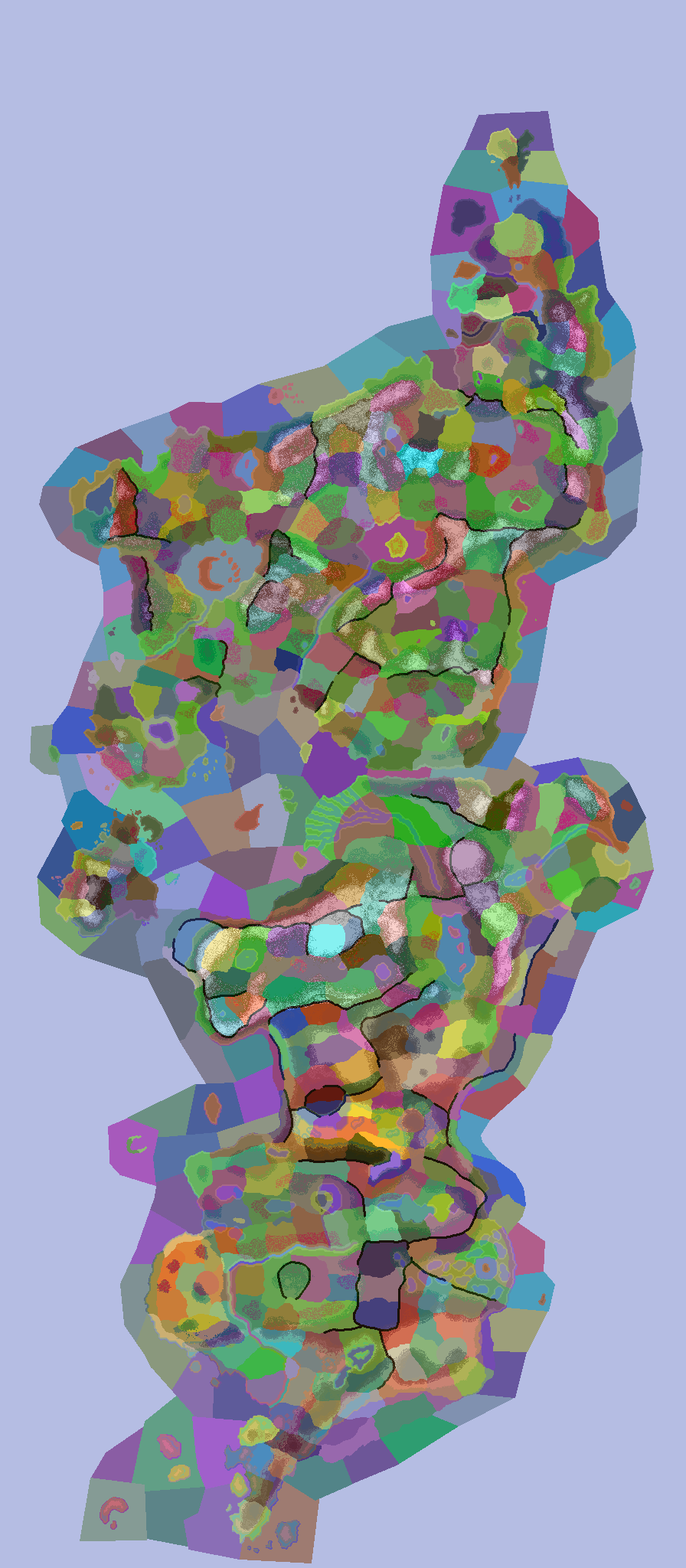
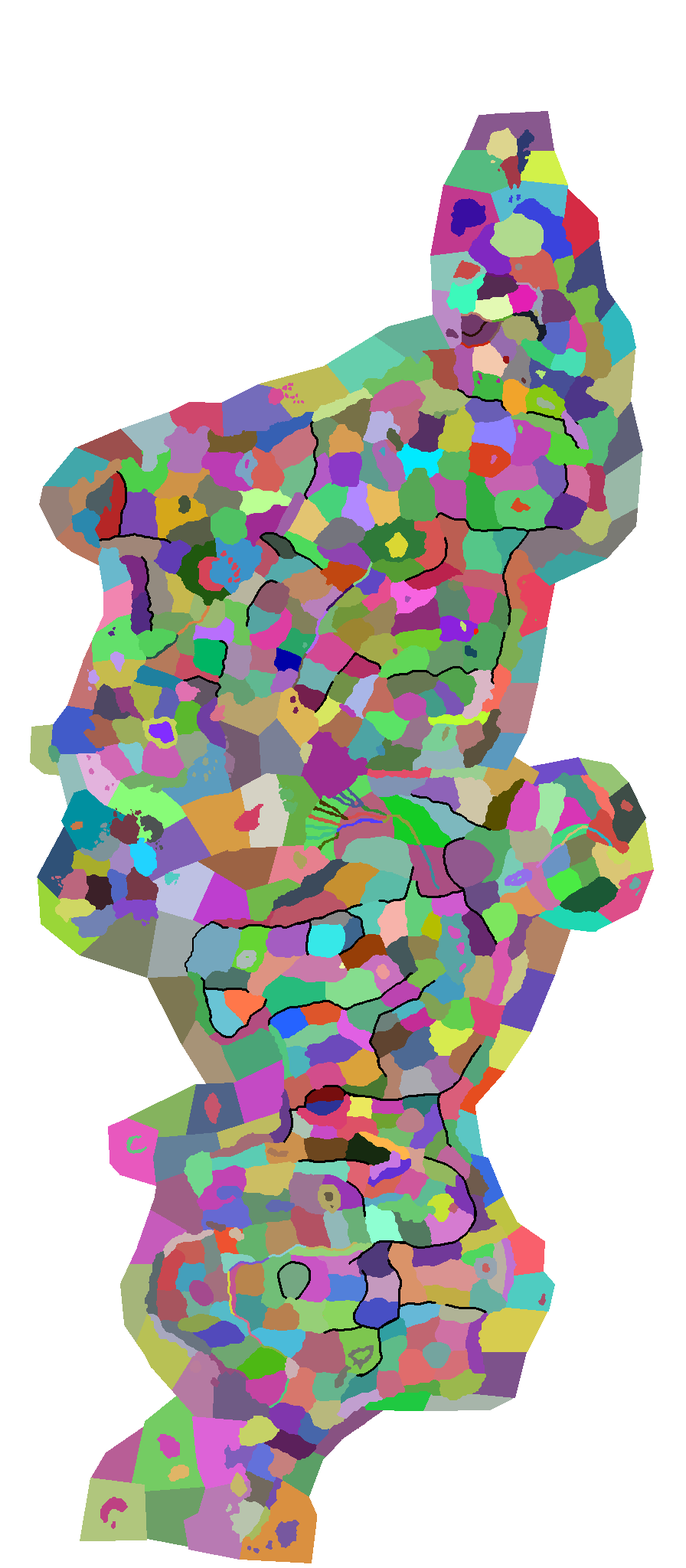
Revision of a layered 686 x 1568 image; what changed, layer by layer:
renamed "Layer #1" to "terrain", hid it, opacity 40% → 100%, painted on it over [0, 0, 686, 1568]
painted on "provinces.bmp" over [82, 356, 638, 1550]
